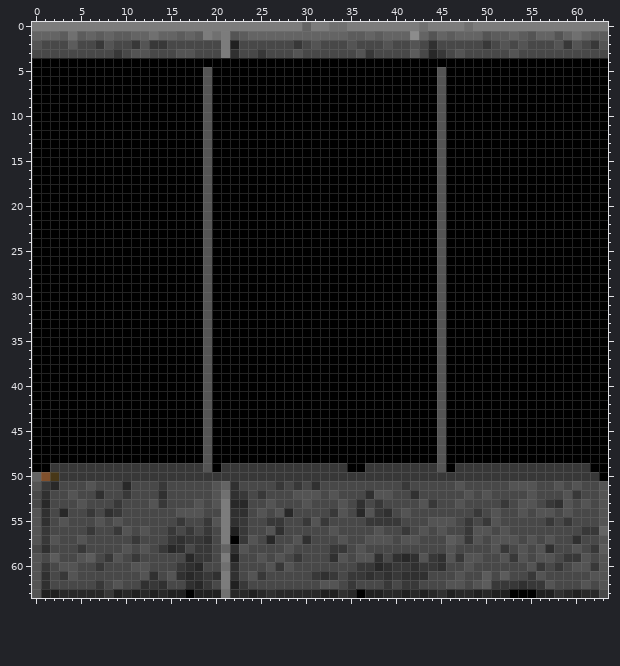
Two versions of one pixel-art sprite, textures/OLD/WALL50.png. That is the earlier state.
The file is 64x64 pixels. Colours within 5 levels of each other are drawn and written as one.
After the commit:
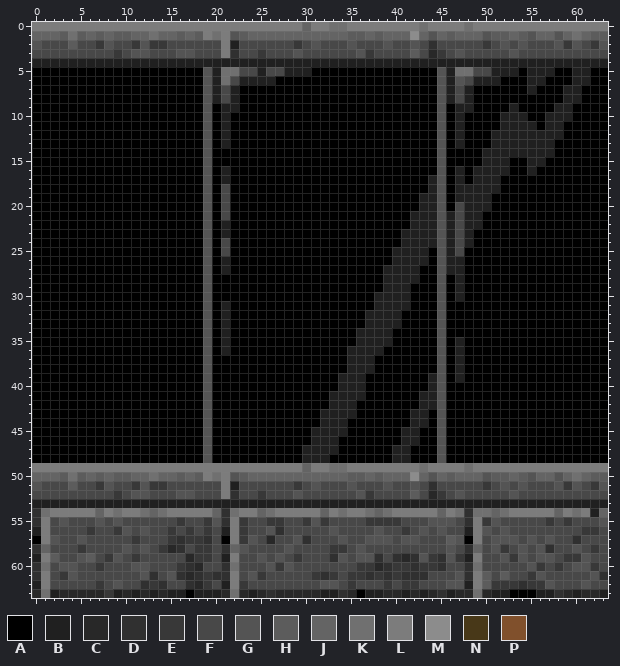
Palette (. is transparent): A #000000  B #202020  C #282828  D #303030  E #383838  F #484848  G #545454  H #5c5c5c  J #646464  K #707070  L #7c7c7c  M #8c8c8c  N #483818  P #80502c
Changes in this commit:
y 4: x 0..63 AAAAAAAAAAAAAAAAAAAAAAAAAAAAAAAAAAAAAAAAAAAAAAAAAAAAAAAAAAAAAAAA -> BBBBBBBBBBBBBBBBBBBBBBBBBBBBBBBBBBBBBBBBBBBBBBBBBBBBBBBBBBBBBBBB
y 5: x 20..30 AAAAAAAAAAA -> BKKFFBFFBBB; x 46..53 AAAAAAAA -> BKKFFBBB; x 55..57 AAA -> BBB; x 60..61 AA -> BB
y 6: x 20..26 AAAAAAA -> BKFBBBB; x 46..51 AAAAAA -> BGFBBB; x 55..56 AA -> BB; x 60..61 AA -> BB
y 7: x 20..22 AAA -> BFB; x 46..48 AAA -> BFB; x 55 A -> B; x 59..60 AA -> BB
y 8: x 20..22 AAA -> BFB; x 46..48 AAA -> BFB; x 59..60 AA -> BB
y 9: x 21..22 AA -> BB; x 47..48 AA -> BB; x 53 A -> B; x 58..59 AA -> BB
y 10: x 21 A -> B; x 47 A -> B; x 52..54 AAA -> BBB; x 57..59 AAA -> BBB
y 11: x 21 A -> B; x 47 A -> B; x 52..55 AAAA -> BBBB; x 57..58 AA -> BB
y 12: x 21 A -> B; x 47 A -> B; x 51..58 AAAAAAAA -> BBBBBBBB
y 13: x 21 A -> B; x 47 A -> B; x 51..57 AAAAAAA -> BBBBBBB
y 14: x 50..57 AAAAAAAA -> BBBBBBBB
y 15: x 50..52 AAA -> BBB; x 55..56 AA -> BB
y 16: x 21 A -> B; x 47 A -> B; x 49..52 AAAA -> BBBB; x 55 A -> B
y 17: x 21 A -> B; x 44 A -> B; x 47 A -> B; x 49..51 AAA -> BBB
y 18: x 21 A -> F; x 44 A -> B; x 47..51 AAAAA -> BBBBB
y 19: x 21 A -> F; x 43..44 AA -> BB; x 47..50 AAAA -> BBBB
y 20: x 21 A -> F; x 43..44 AA -> BB; x 47..50 AAAA -> FBBB
y 21: x 21 A -> F; x 42..44 AAA -> BBB; x 46..49 AAAA -> BFBB
y 22: x 21 A -> B; x 42..44 AAA -> BBB; x 46..49 AAAA -> BFBB
y 23: x 21 A -> B; x 41..44 AAAA -> BBBB; x 46..48 AAA -> BFB
y 24: x 21 A -> F; x 41..44 AAAA -> BBBB; x 46..48 AAA -> BFB
y 25: x 21 A -> F; x 40..43 AAAA -> BBBB; x 46..47 AA -> BF
y 26: x 21 A -> B; x 40..43 AAAA -> BBBB; x 46..47 AA -> BB
y 27: x 21 A -> B; x 39..42 AAAA -> BBBB; x 46..47 AA -> BB
y 28: x 39..42 AAAA -> BBBB; x 47 A -> B
y 29: x 39..41 AAA -> BBB; x 47 A -> B
y 30: x 38..41 AAAA -> BBBB; x 47 A -> B
y 31: x 21 A -> B; x 38..41 AAAA -> BBBB
y 32..33: x 21 A -> B; x 37..40 AAAA -> BBBB
y 34: x 21 A -> B; x 36..39 AAAA -> BBBB
y 35: x 21 A -> B; x 36..39 AAAA -> BBBB; x 47 A -> B
y 36: x 21 A -> B; x 35..38 AAAA -> BBBB; x 47 A -> B
y 37..38: x 35..37 AAA -> BBB; x 47 A -> B
y 39: x 34..36 AAA -> BBB; x 44 A -> B; x 47 A -> B
y 40: x 34..36 AAA -> BBB; x 44 A -> B
y 41: x 33..36 AAAA -> BBBB; x 43..44 AA -> BB
y 42: x 33..35 AAA -> BBB; x 43..44 AA -> BB
y 43: x 32..35 AAAA -> BBBB; x 42..43 AA -> BB
y 44: x 32..34 AAA -> BBB; x 42..43 AA -> BB
y 45: x 31..34 AAAA -> BBBB; x 41..42 AA -> BB
y 46: x 31..33 AAA -> BBB; x 41..42 AA -> BB
y 47: x 30..33 AAAA -> BBBB; x 40..41 AA -> BB
y 48: x 30..32 AAA -> BBB; x 40..41 AA -> BB
y 49: x 0..63 AAEEEEEEEEEEEEEEEEEGAEEEEEEEEEEEEEEAAEEEEEEEEGAEEEEEEEEEEEEEEEAA -> LLLLLLLLLLLLLLLLLLLLLLLLLLLLLLJLLKKLLLLLLLLKLLLLKLLLLLLLLLLLLLLL
y 50: x 1..63 PNEEEEEEEEEEEEEEEEEEEEEEEEEEEEEEEEEEEEEEEEEEEEEEEEEEEEEEEEEEEEA -> JJHKHJHJHHJJKJJHJHLKLGHJJJJJJJJJJJHHJHJJJMJGJHJJJGHHJHGJJGJKJHH
y 51: x 1..2 EC -> FF; x 4 F -> H; x 6..8 GFF -> FEG; x 10..13 CFFF -> FEGE; x 20..22 GJD -> FLB; x 27 E -> F; x 31 D -> G; x 35 F -> G; x 39 F -> G; x 41..42 EF -> FG; x 44 F -> D; x 47 G -> F; x 50 F -> E; x 52..53 FG -> GF; x 55 G -> F; x 59 F -> E; x 62 F -> E
y 52: x 1 D -> F; x 4 G -> F; x 7 D -> F; x 9..12 FEFF -> EFGG; x 14 D -> F; x 16..17 FF -> GG; x 20..21 GK -> FL; x 23 E -> F; x 30..31 GG -> FF; x 33 G -> F; x 36..39 FDGG -> GEFF; x 42 D -> H; x 44..45 FF -> CE; x 47..48 FG -> GF; x 50 G -> F; x 53 F -> G; x 55 G -> F; x 59..60 GE -> FF; x 63 G -> F
y 53: x 0..63 FCFFFGFFFEFFFGEFFFGFGLCCFFGFFFGFFFGFDFEFFFFGEFFGFFFFEFGGFEDGFGFG -> BBBBBBBBBBBBBBBBBBBBBBBBBBBBBBBBBBBBBBBBBBBBBBBBBBBBBBBBBBBBBBBB
y 54: x 0..63 GDFCFFEFDEFFFFFFGGGFFLDDFGFGCFFFFEGFCGEDFGFFFFFFFEFGFFGFGGFGFFFG -> DKLLLLLJLKLLKJKLLLLLJDKLLJKLLLLLJLKLLKJKLLLLLJLKDKKJKLLLLLJLKLBJ
y 55: x 0..1 GD -> DL; x 21..22 LD -> DL; x 48..49 EF -> DL
y 56: x 0..1 GE -> BL; x 21..22 LB -> BL; x 48..49 EG -> BL; x 63 J -> F
y 57: x 0..1 GE -> AL; x 21..22 LA -> AL; x 48..49 EG -> AL; x 63 G -> F
y 58: x 0..1 FD -> DJ; x 21..22 JD -> DJ; x 48..49 FF -> DJ; x 63 H -> F
y 59: x 0..1 GF -> BL; x 21..22 LB -> BL; x 48..49 GG -> BL; x 63 G -> F
y 60: x 0..1 GE -> DK; x 21..22 KD -> DK; x 48..49 GF -> DK; x 63 G -> F
y 61: x 0..1 GD -> DL; x 21..22 LD -> DL; x 48..49 FF -> DL; x 63 G -> D
y 62: x 0..1 GD -> BL; x 21..22 LB -> BL; x 48..49 FG -> BL; x 63 G -> F
y 63: x 0..1 GB -> CK; x 21..22 KC -> CK; x 49 B -> K; x 63 F -> B
Where, in picture pixels (left, top, right, bottom), the same in both pictures:
changed: (32, 58, 608, 598)
